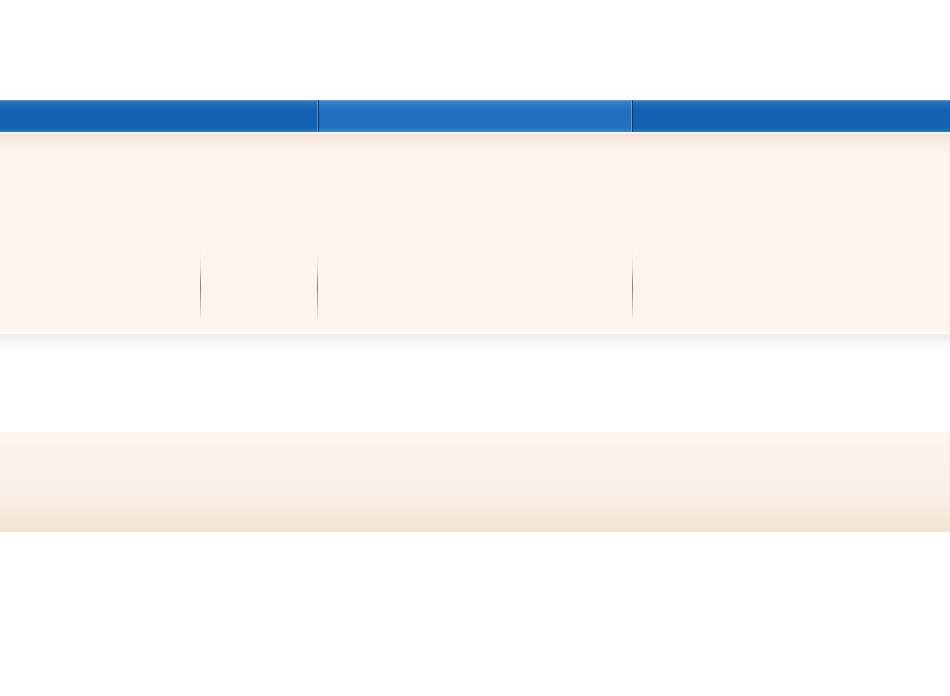
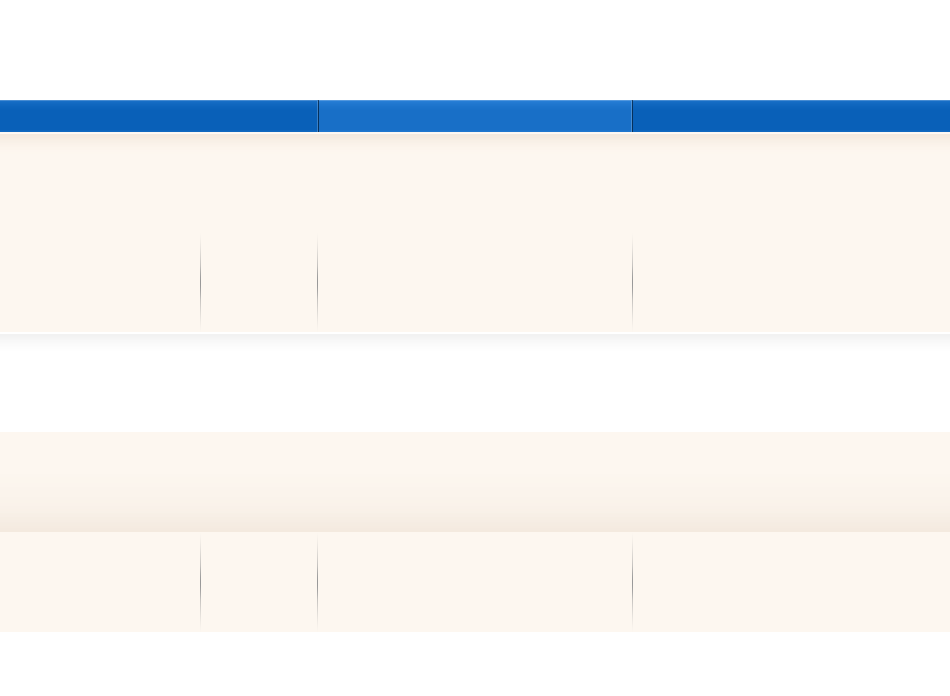
Layers edited between the first and the second 950 × 696 image:
painted on "navbar button" over (x1=0, y1=100, x2=950, y2=132)
painted on "navbar" over (x1=0, y1=100, x2=950, y2=132)
painted on "header widgets" over (x1=0, y1=134, x2=950, y2=155)
painted on "header boxes" over (x1=200, y1=235, x2=633, y2=330)
painted on "footer widgets" over (x1=0, y1=445, x2=950, y2=532)
painted on "footer boxes" over (x1=0, y1=532, x2=950, y2=632)
